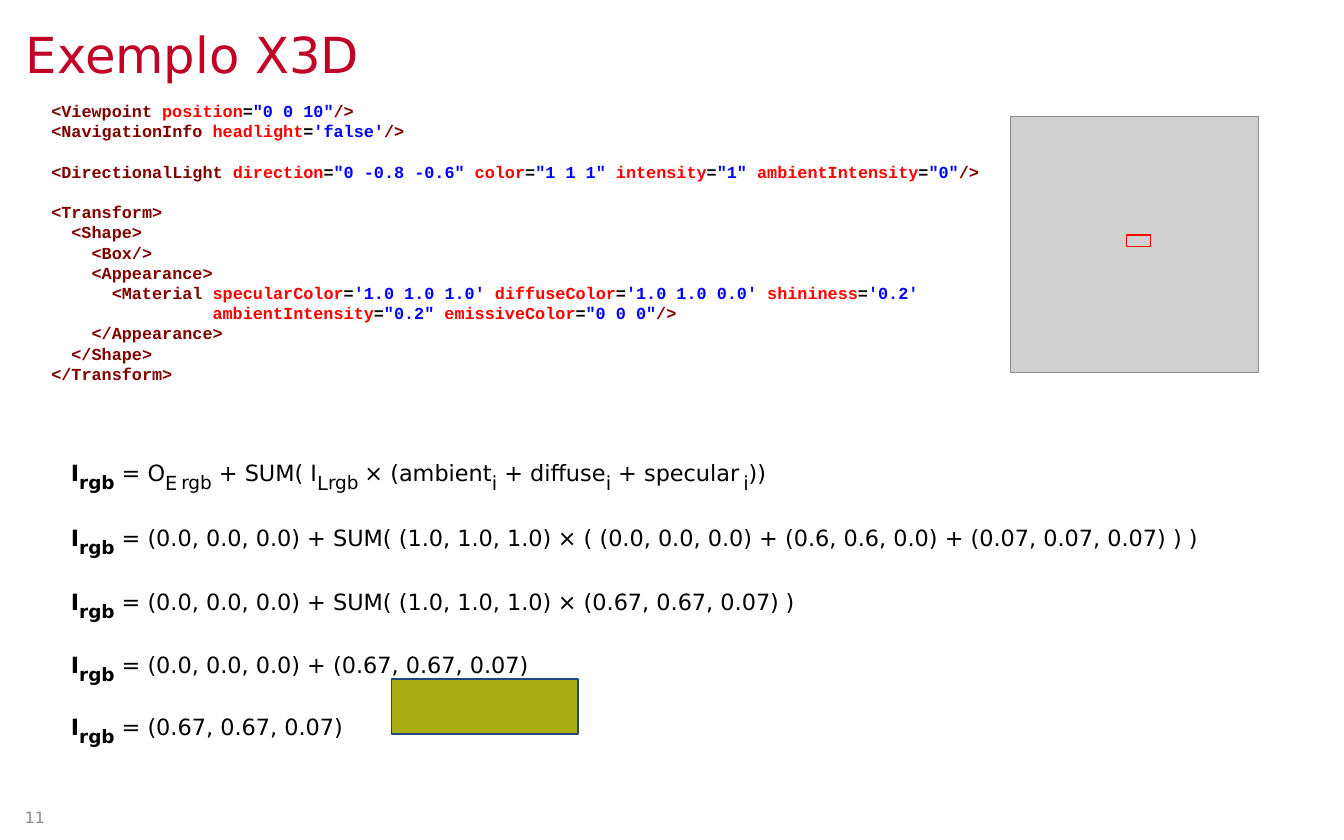
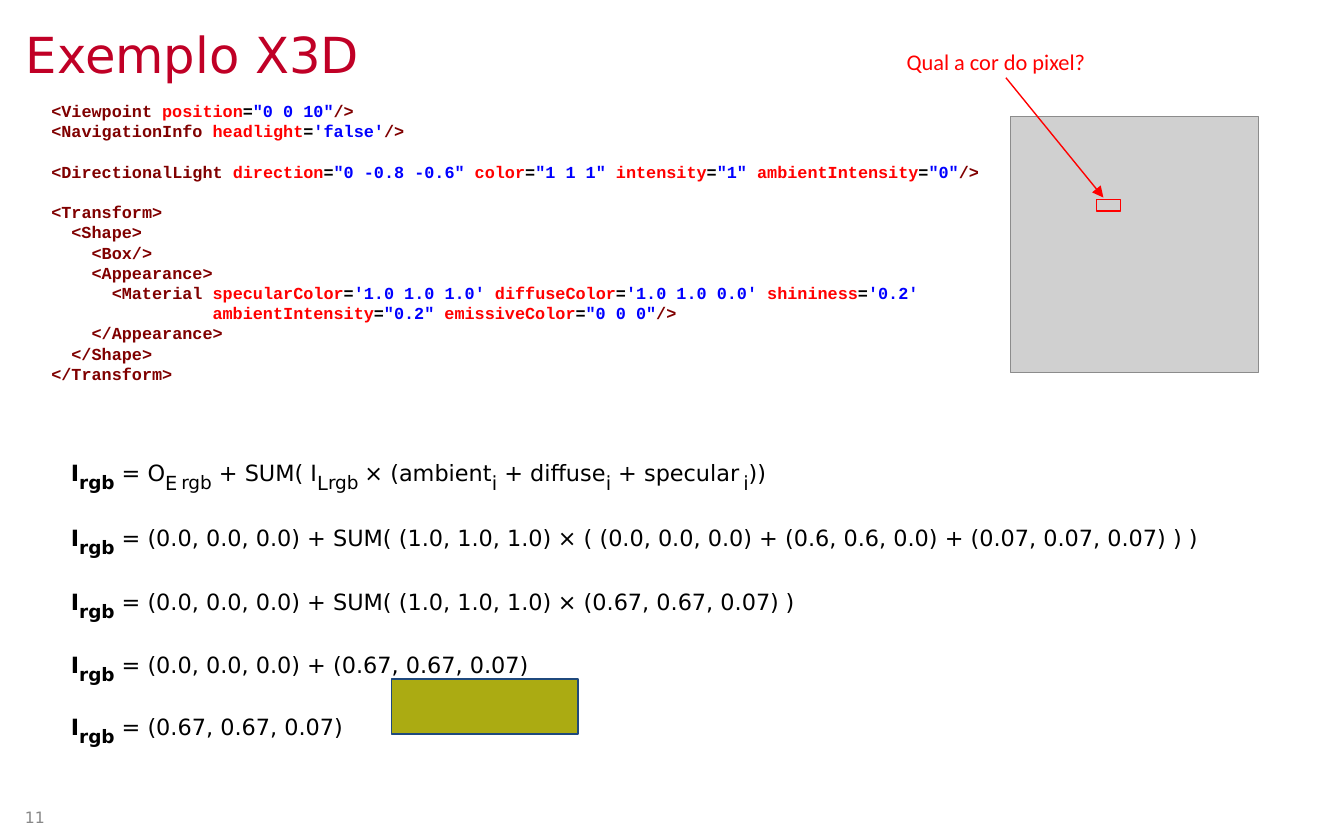
Before and after one commit to lpsoares/ComputacaoGrafica, a slide deck: slide 11 of content/aulas/16-revisao4/aula16_revisao4.pptx. Drawn at 1344x840 pixels with LibreOffice and Linux fonts; fonts in the diff are those of the drawing; grey boxes stand for pictures; background and template pictures are left out. Boxes give left, top, right and bottom in pixels: in the first picture for what was removed or moved away, otherwise in the second. Text is boxed around its words. In the diff, an @@ line names an element or a change of style, - is before the commit and + after.

```diff
--- a/content/aulas/16-revisao4/aula16_revisao4.pptx
+++ b/content/aulas/16-revisao4/aula16_revisao4.pptx
@@ text added at [907,54,1085,74], 12 pt, text #FF0000 @@
+Qual a cor do pixel?
@@ arrow added from (1005, 78) to (1103, 198), #FF0000 0.75 pt @@
@@ rectangle: place and size @@
-rectangle at [1126,235,1150,247]
+rectangle at [1097,199,1121,211]
```
Also in this commit, not shown: 7 other slides changed, 3 slides added.
